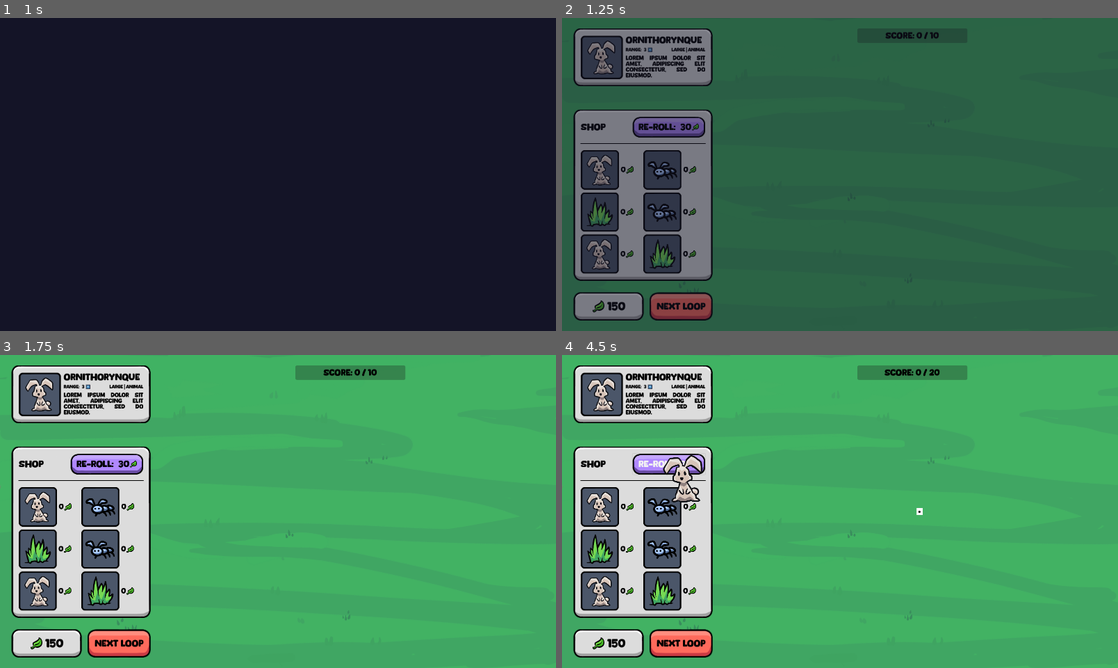
Above: before the commit, frames 1-4 (two rows, left to right).
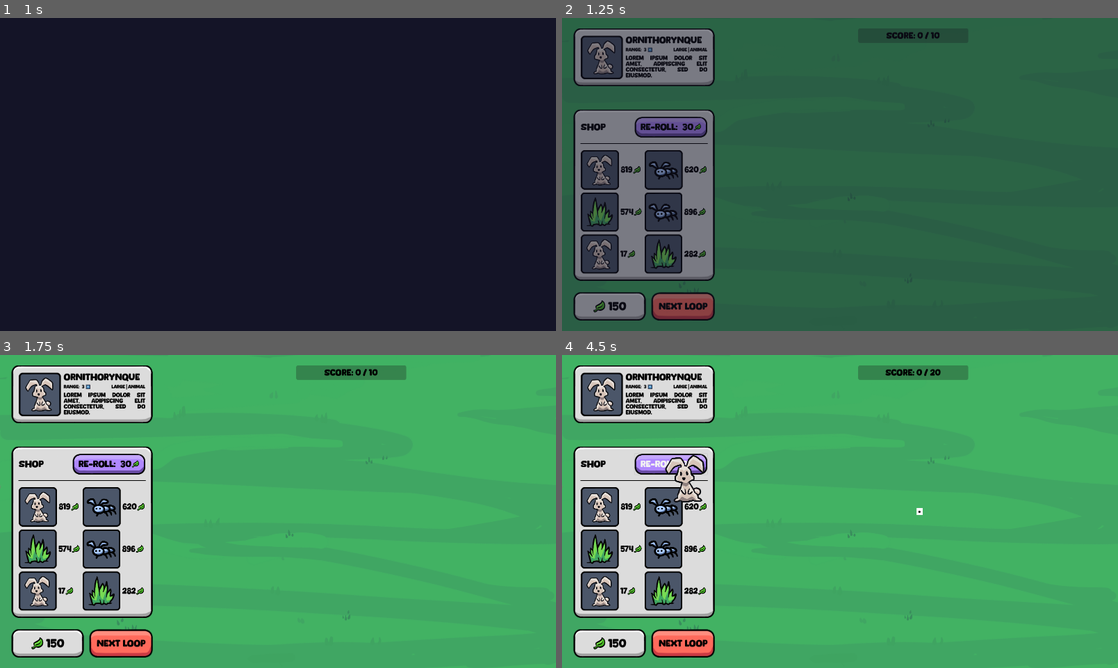
Above: after the commit, the same moments.

Repository: elliotfontaine/gmtk-2025-submission
Game: Godot game, scene res://scenes/main_menu.tscn
Two runs of this game, one before a commit and one after it. Both use one fixed random seed, a clock stepped at 60 frames per second and the inputs below. The engine's default icon, where the game draws it, is replaced by a stand-in: a white triangle on a blue panel in a dark square.
Inputs (mouse positions are in pixels of both pictures, inside the frame that each line leads up to):
- Up to frame 1 (1 s): click "play." at 0.5 s
- Up to frame 2 (1.25 s): no input
- Up to frame 3 (1.75 s): click "Next Loop" at 1.25 s
- Up to frame 4 (4.5 s): click "Next Loop" at 2 s; click "RE-ROLL: 30" at 2.75 s; click (612, 508) at 3.52 s; click "RE-ROLL: 30" at 4.25 s

Frame 1 is identical in both runs. In frame 2, 2.5% of the frame differs, in the area x 5-68%, y 3-97%; in frame 3, 2.9%; in frame 4, 3.2%, in the area x 5-74%, y 3-97%.

Commit message:
looks perfect to me
earlier adjustments to the box allowed for increasing the center margin and the font size again

Diff:
--- a/scenes/ui/shop_item.tscn
+++ b/scenes/ui/shop_item.tscn
@@ -46,7 +46,7 @@
 unique_name_in_owner = true
 layout_mode = 2
 size_flags_horizontal = 4
-theme_override_font_sizes/font_size = 26
+theme_override_font_sizes/font_size = 28
 text = "101"
 horizontal_alignment = 1
 
--- a/scenes/ui/shop_panel.gd
+++ b/scenes/ui/shop_panel.gd
@@ -57,7 +57,7 @@
 	var species: SpeciesResource = Constants.get_species_by_id(id)
 	var new_item: Control = ITEM_SCENE.instantiate()
 	new_item.species = species
-	new_item.price = 0
+	new_item.price = randi_range(10,999)
 	add_shop_item(new_item)
 	new_item.mouse_entered.connect(_on_item_hovered.bind(new_item))
 	new_item.mouse_exited.connect(_on_item_exited.bind(new_item))
--- a/scenes/ui/shop_panel.tscn
+++ b/scenes/ui/shop_panel.tscn
@@ -60,7 +60,7 @@
 layout_mode = 2
 size_flags_horizontal = 3
 size_flags_vertical = 3
-theme_override_constants/h_separation = 2
+theme_override_constants/h_separation = 8
 theme_override_constants/v_separation = 10
 columns = 2
 
@@ -84,7 +84,7 @@
 [node name="ShopItem5" parent="VBoxContainer/ScrollContainer/GridContainer" instance=ExtResource("1_wxg4i")]
 layout_mode = 2
 species = ExtResource("8_udh10")
-price = 1077
+price = 107
 
 [node name="ShopItem6" parent="VBoxContainer/ScrollContainer/GridContainer" instance=ExtResource("1_wxg4i")]
 layout_mode = 2
